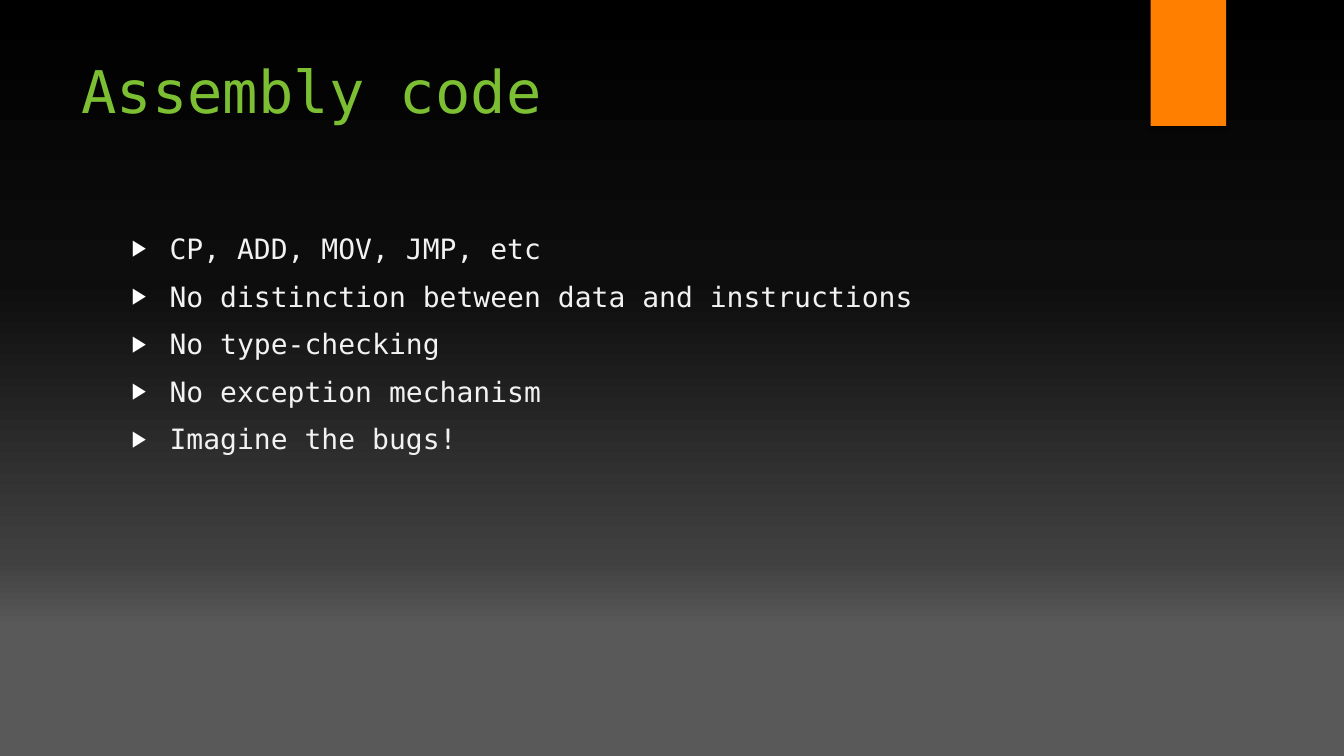
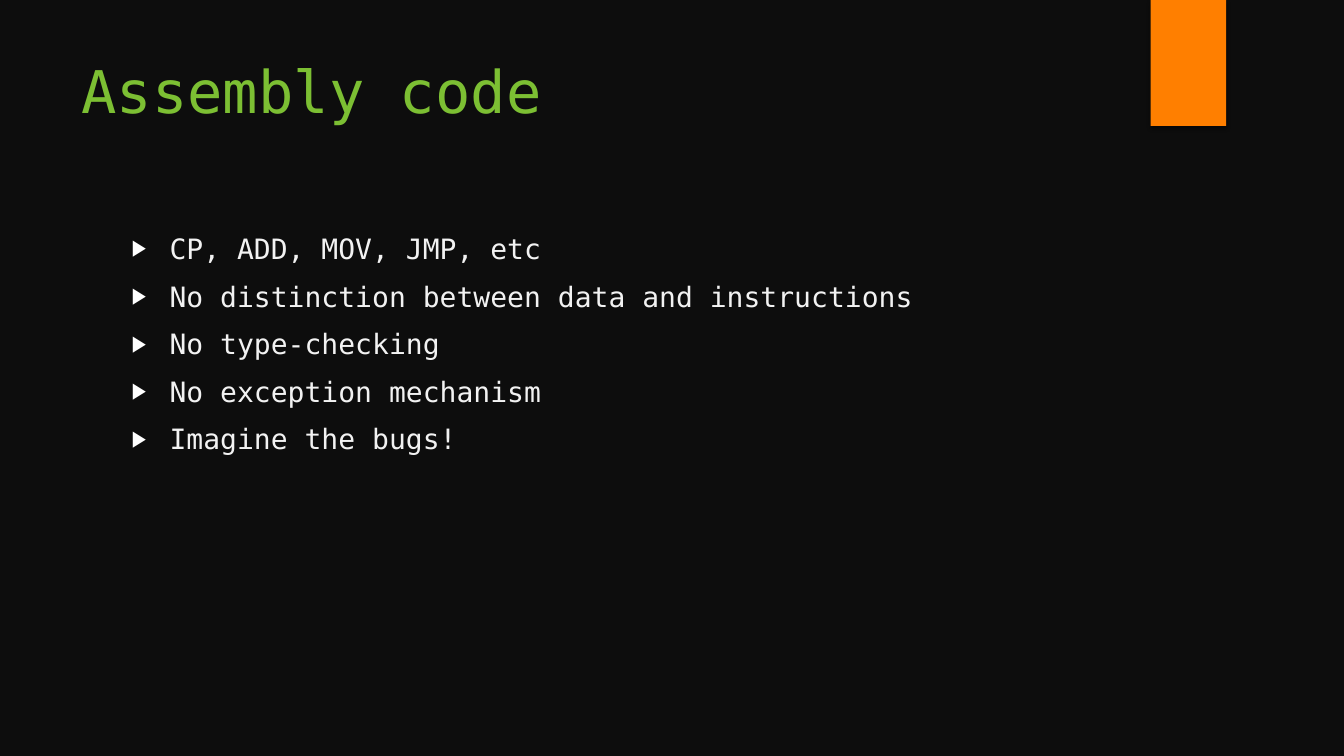
Before and after one commit to fsackur/Powershell-and-SE, a slide deck: slide 3 of Death by powerpoint.pptx. Drawn at 1344x756 pixels with LibreOffice and Linux fonts; fonts in the diff are those of the drawing; background and template pictures are left out. Boxes give left, top, right and bottom in pixels: in the first picture for what was removed or moved away, otherwise in the second. Text is boxed around its words. In the diff, an @@ line names an element or a change of style, - is before the commit and + after.

```diff
--- a/Death by powerpoint.pptx
+++ b/Death by powerpoint.pptx
@@ background gradient #000000 to #0D0D0D to #404040 to #595959 to #0D0D0D @@
```
Also in this commit, not shown: 8 other slides changed, 15 slides added, 3 other files.
